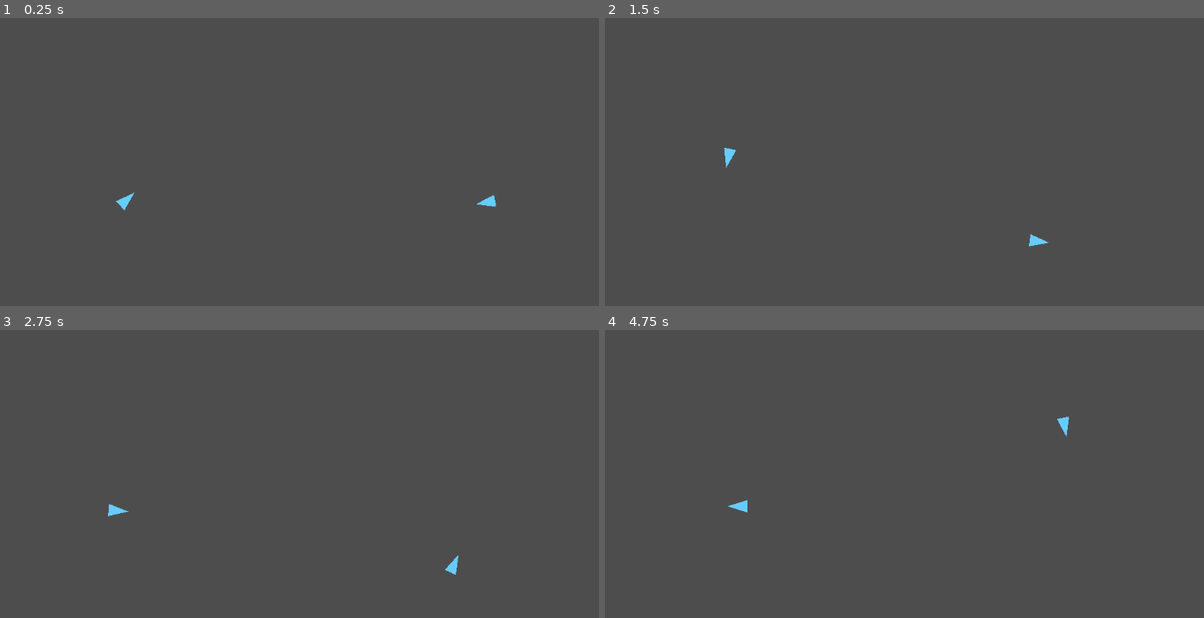
Above: before the commit, frames 1-4 (two rows, left to right).
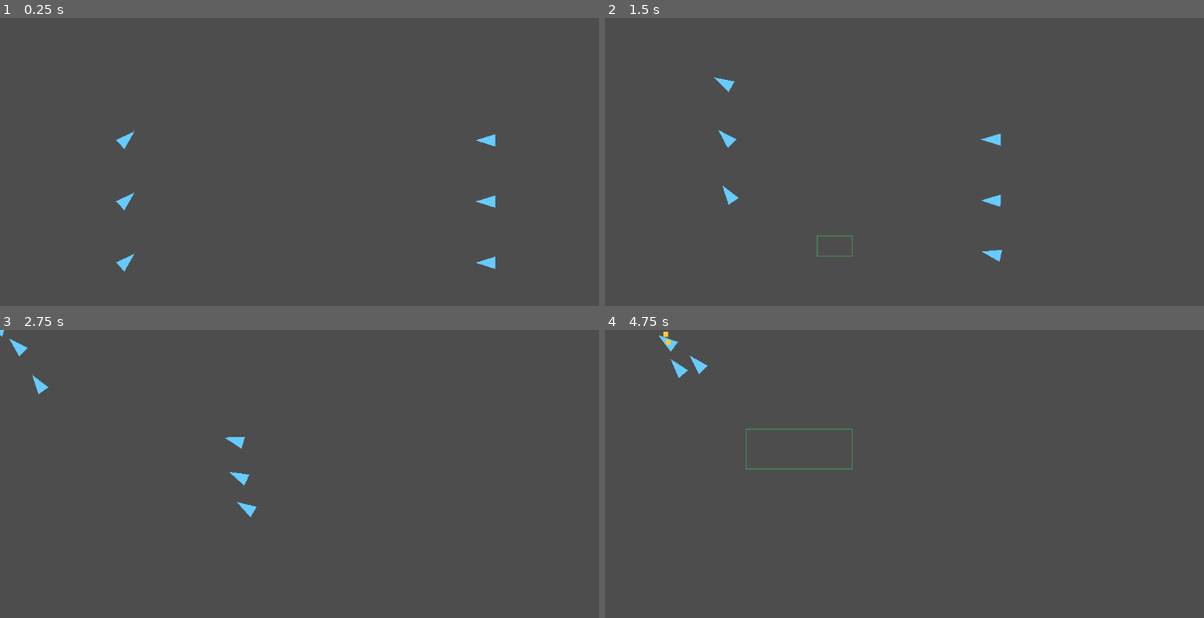
Above: after the commit, the same moments.

Repository: darthlemi/SpaceGame
Game: Godot game, scene res://scenes/combat/combat_scene.tscn
The game is run twice, just before and just after one commit, with the same random seed, the same clock (stepped at 60 frames per second) and the same inputs.
Inputs (mouse positions are in pixels of both pictures, inside the frame that each line leads up to):
- Up to frame 1 (0.25 s): no input
- Up to frame 2 (1.5 s): move the mouse to (1114, 196) at 0.52 s; hold D (pilot_turn_right, bound only before the commit) 0.53-1.25 s; hold Space (pilot_fire, bound only before the commit) 0.53-1.25 s; click (1114, 196) at 0.67 s; tap Tab (toggle_control_mode, bound only before the commit) at 0.8 s; drag from (814, 236) to (922, 294) at 1.27 s
- Up to frame 3 (2.75 s): move the mouse to (425, 442) at 2.02 s; hold D (pilot_turn_right, bound only before the commit) from 2.03 s (still down); hold 4 (formation_box) from 2.03 s (still down); click (425, 442) at 2.17 s; tap Tab (toggle_control_mode, bound only before the commit) at 2.3 s
- Up to frame 4 (4.75 s): release D (pilot_turn_right, bound only before the commit) at 2.75 s; release 4 (formation_box) at 2.75 s; drag from (922, 606) to (748, 468) at 2.77 s; move the mouse to (1168, 589) at 3.52 s; hold A (pilot_turn_left, bound only before the commit) 3.53-4.25 s; hold 2 (formation_line) 3.53-4.25 s; click (1168, 589) at 3.67 s; tap Tab (toggle_control_mode, bound only before the commit) at 3.8 s; drag from (748, 468) to (850, 427) at 4.27 s

The runs differ from the first frame. In frame 1, 0.3% of the frame differs, in the area x 19-83%, y 39-89%; in frame 2, 0.7%, in the area x 18-75%, y 20-85%; in frame 3, 0.6%; in frame 4, 0.6%.
Error before the commit: Parse Error: Invalid argument for "setup()" function: argument 2 should be "StringName" but is "Ship". (res://scripts/combat/combat_scene.gd:18)
Error after the commit: Trying to assign an array of type "Array" to a variable of type "Array[Ship]". (res://scripts/controllers/fleet_commander.gd:49)

Commit message:
Rebuild CombatScene for N-vs-M fleets, dropping single-ship controllers

Diff:
--- a/project.godot
+++ b/project.godot
@@ -20,31 +20,6 @@
 
 [input]
 
-pilot_turn_left={
-"deadzone": 0.5,
-"events": [Object(InputEventKey,"resource_local_to_scene":false,"resource_name":"","device":-1,"window_id":0,"alt_pressed":false,"shift_pressed":false,"ctrl_pressed":false,"meta_pressed":false,"pressed":false,"keycode":0,"physical_keycode":65,"key_label":0,"unicode":0,"location":0,"echo":false,"script":null)
-]
-}
-pilot_turn_right={
-"deadzone": 0.5,
-"events": [Object(InputEventKey,"resource_local_to_scene":false,"resource_name":"","device":-1,"window_id":0,"alt_pressed":false,"shift_pressed":false,"ctrl_pressed":false,"meta_pressed":false,"pressed":false,"keycode":0,"physical_keycode":68,"key_label":0,"unicode":0,"location":0,"echo":false,"script":null)
-]
-}
-pilot_thrust={
-"deadzone": 0.5,
-"events": [Object(InputEventKey,"resource_local_to_scene":false,"resource_name":"","device":-1,"window_id":0,"alt_pressed":false,"shift_pressed":false,"ctrl_pressed":false,"meta_pressed":false,"pressed":false,"keycode":0,"physical_keycode":87,"key_label":0,"unicode":0,"location":0,"echo":false,"script":null)
-]
-}
-pilot_fire={
-"deadzone": 0.5,
-"events": [Object(InputEventKey,"resource_local_to_scene":false,"resource_name":"","device":-1,"window_id":0,"alt_pressed":false,"shift_pressed":false,"ctrl_pressed":false,"meta_pressed":false,"pressed":false,"keycode":0,"physical_keycode":32,"key_label":0,"unicode":0,"location":0,"echo":false,"script":null)
-]
-}
-toggle_control_mode={
-"deadzone": 0.5,
-"events": [Object(InputEventKey,"resource_local_to_scene":false,"resource_name":"","device":-1,"window_id":0,"alt_pressed":false,"shift_pressed":false,"ctrl_pressed":false,"meta_pressed":false,"pressed":false,"keycode":0,"physical_keycode":4194306,"key_label":0,"unicode":0,"location":0,"echo":false,"script":null)
-]
-}
 formation_none={
 "deadzone": 0.5,
 "events": [Object(InputEventKey,"resource_local_to_scene":false,"resource_name":"","device":-1,"window_id":0,"alt_press …(190 unchanged characters)…
--- a/scenes/combat/combat_scene.tscn
+++ b/scenes/combat/combat_scene.tscn
@@ -1,33 +1,13 @@
-[gd_scene load_steps=7 format=3]
+[gd_scene load_steps=3 format=3]
 
 [ext_resource type="Script" path="res://scripts/combat/combat_scene.gd" id="1"]
-[ext_resource type="PackedScene" path="res://scenes/ship/ship.tscn" id="2"]
-[ext_resource type="Script" path="res://scripts/controllers/rts_commander.gd" id="3"]
-[ext_resource type="Script" path="res://scripts/controllers/direct_pilot.gd" id="4"]
-[ext_resource type="Script" path="res://scripts/controllers/control_toggle.gd" id="5"]
-[ext_resource type="Script" path="res://scripts/controllers/ai_controller.gd" id="6"]
+[ext_resource type="Script" path="res://scripts/controllers/fleet_commander.gd" id="2"]
 
 [node name="CombatScene" type="Node2D"]
 script = ExtResource("1")
 
-[node name="PlayerShip" parent="." instance=ExtResource("2")]
-position = Vector2(200, 300)
-
-[node name="EnemyShip" parent="." instance=ExtResource("2")]
-position = Vector2(800, 300)
-rotation = 3.14159265
-
-[node name="RTSCommander" type="Node" parent="."]
-script = ExtResource("3")
-
-[node name="DirectPilot" type="Node" parent="."]
-script = ExtResource("4")
-
-[node name="ControlToggle" type="Node" parent="."]
-script = ExtResource("5")
-
-[node name="AIController" type="Node" parent="."]
-script = ExtResource("6")
+[node name="FleetCommander" type="Node2D" parent="."]
+script = ExtResource("2")
 
 [node name="ResultLabel" type="Label" parent="."]
 offset_left = 400.0
--- a/scripts/combat/combat_scene.gd
+++ b/scripts/combat/combat_scene.gd
@@ -1,34 +1,63 @@
 extends Node2D
 
-@onready var player_ship: Ship = $PlayerShip
-@onready var enemy_ship: Ship = $EnemyShip
-@onready var rts_commander: RTSCommander = $RTSCommander
-@onready var direct_pilot: DirectPilot = $DirectPilot
-@onready var control_toggle: ControlToggle = $ControlToggle
-@onready var ai_controller: AIController = $AIController
+const ShipScene = preload("res://scenes/ship/ship.tscn")
+const PLAYER_GROUP := &"player_fleet"
+const ENEMY_GROUP := &"enemy_fleet"
+
+@export var player_spawn_points: Array[Vector2] = [Vector2(200, 200), Vector2(200, 300), Vector2(200, 400)]
+@export var enemy_spawn_points: Array[Vector2] = [Vector2(800, 200), Vector2(800, 300), Vector2(800, 400)]
+
+@onready var fleet_commander: FleetCommander = $FleetCommander
 @onready var result_label: Label = $ResultLabel
 
+var player_ships: Array[Ship] = []
+var enemy_ships: Array[Ship] = []
 var _resolved := false
 
 func _ready() -> void:
 	result_label.visible = false
-	rts_commander.setup(player_ship, enemy_ship)
-	direct_pilot.setup(player_ship, enemy_ship)
-	control_toggle.setup(player_ship, rts_commander, direct_pilot)
-	ai_controller.setup(enemy_ship, player_ship)
+	player_ships = _spawn_fleet(player_spawn_points, PLAYER_GROUP, ENEMY_GROUP, 0.0)
+	enemy_ships = _spawn_fleet(enemy_spawn_points, ENEMY_GROUP, PLAYER_GROUP, PI)
 
-	player_ship.hull.destroyed.connect(_on_player_destroyed)
-	enemy_ship.hull.destroyed.connect(_on_enemy_destroyed)
+	# Ships are instantiated dynamically here rather than as static scene children, so
+	# their own _ready() (which resolves @onready hull/shield/engine) hasn't run yet at
+	# this point in the same frame -- wait for it before touching ship.hull below. See
+	# tests/test_ship.gd's run_async note for the general rule this follows.
+	await get_tree().process_frame
 
-func _on_player_destroyed() -> void:
-	_show_result("Defeat")
+	for ship in player_ships:
+		ship.hull.destroyed.connect(_on_ship_destroyed.bind(PLAYER_GROUP))
+	for ship in enemy_ships:
+		ship.hull.destroyed.connect(_on_ship_destroyed.bind(ENEMY_GROUP))
+		var ai := AIController.new()
+		ship.add_child(ai)
+		ai.setup(ship, PLAYER_GROUP)
 
-func _on_enemy_destroyed() -> void:
-	_show_result("Victory")
+	fleet_commander.setup(player_ships, ENEMY_GROUP)
+
+func _spawn_fleet(points: Array[Vector2], own_group: StringName, opposing_group: StringName, facing_rotation: float) -> Array[Ship]:
+	var spawned: Array[Ship] = []
+	for point in points:
+		var ship: Ship = ShipScene.instantiate()
+		add_child(ship)
+		ship.global_position = point
+		ship.rotation = facing_rotation
+		ship.enemy_group = opposing_group
+		ship.add_to_group(own_group)
+		spawned.append(ship)
+	return spawned
+
+func _on_ship_destroyed(dying_group: StringName) -> void:
+	if _resolved:
+		return
+	var remaining := 0
+	for member in get_tree().get_nodes_in_group(dying_group):
+		if is_instance_valid(member) and not member.is_queued_for_deletion():
+			remaining += 1
+	if remaining == 0:
+		_show_result("Defeat" if dying_group == PLAYER_GROUP else "Victory")
 
 func _show_result(text: String) -> void:
-	if _resolved:
-		return
 	_resolved = true
 	result_label.text = text
 	result_label.visible = true
--- a/scripts/controllers/control_toggle.gd
+++ /dev/null
@@ -1,30 +0,0 @@
-class_name ControlToggle
-extends Node
-
-enum Mode { RTS_COMMAND, DIRECT_PILOT }
-
-var mode: Mode = Mode.RTS_COMMAND
-var ship: Ship
-var rts_commander: RTSCommander
-var direct_pilot: DirectPilot
-
-func setup(p_ship: Ship, p_rts: RTSCommander, p_direct: DirectPilot) -> void:
-	ship = p_ship
-	rts_commander = p_rts
-	direct_pilot = p_direct
-	_apply_mode()
-
-func _unhandled_input(event: InputEvent) -> void:
-	if not is_instance_valid(ship):
-		return
-	if event.is_action_pressed("toggle_control_mode"):
-		mode = Mode.DIRECT_PILOT if mode == Mode.RTS_COMMAND else Mode.RTS_COMMAND
-		_apply_mode()
-
-func _apply_mode() -> void:
-	if not is_instance_valid(ship) or not is_instance_valid(rts_commander) or not is_instance_valid(direct_pilot):
-		return
-	var is_direct := mode == Mode.DIRECT_PILOT
-	ship.control_mode = Ship.ControlMode.DIRECT if is_direct else Ship.ControlMode.ORDER_BASED
-	rts_commander.set_process_unhandled_input(not is_direct)
-	direct_pilot.set_physics_process(is_direct)
--- a/scripts/controllers/direct_pilot.gd
+++ /dev/null
@@ -1,26 +0,0 @@
-class_name DirectPilot
-extends Node
-
-var ship: Ship
-var enemy: Node2D
-
-func setup(p_ship: Ship, p_enemy: Node2D) -> void:
-	ship = p_ship
-	enemy = p_enemy
-
-func _physics_process(delta: float) -> void:
-	if not is_instance_valid(ship):
-		return
-	var turn := Input.get_axis("pilot_turn_left", "pilot_turn_right")
-	ship.rotation += turn * ship.engine.turn_rate * delta
-	var thrust := Input.get_action_strength("pilot_thrust")
-	if thrust > 0.0:
-		var forward := Vector2.RIGHT.rotated(ship.rotation)
-		ship.velocity = ship.velocity.move_toward(forward * ship.engine.max_speed, ship.engine.acceleration * delta)
-	else:
-		ship.velocity = ship.velocity.move_toward(Vector2.ZERO, ship.engine.acceleration * delta)
-	ship.move_and_slide()
-	ship.engine.velocity = ship.velocity
-	if Input.is_action_pressed("pilot_fire") and is_instance_valid(enemy):
-		for mount in ship.weapon_mounts:
-			mount.try_fire(enemy)
--- a/scripts/controllers/rts_commander.gd
+++ /dev/null
@@ -1,23 +0,0 @@
-class_name RTSCommander
-extends Node
-
-const CLICK_TARGET_RADIUS := 40.0
-
-var ship: Ship
-var enemy: Ship
-
-func setup(p_ship: Ship, p_enemy: Ship) -> void:
-	ship = p_ship
-	enemy = p_enemy
-
-func _unhandled_input(event: InputEvent) -> void:
-	if not is_instance_valid(ship):
-		return
-	if not (event is InputEventMouseButton) or not event.pressed:
-		return
-	var world_pos: Vector2 = ship.get_global_mouse_position()
-	if event.button_index == MOUSE_BUTTON_LEFT:
-		if is_instance_valid(enemy) and enemy.global_position.distance_to(world_pos) < CLICK_TARGET_RADIUS:
-			ship.execute_order(Order.attack_target(enemy))
-	elif event.button_index == MOUSE_BUTTON_RIGHT:
-		ship.execute_order(Order.move_to(world_pos))
--- a/scripts/ship/ship.gd
+++ b/scripts/ship/ship.gd
@@ -1,7 +1,5 @@
 class_name Ship
 extends CharacterBody2D
-
-enum ControlMode { ORDER_BASED, DIRECT }
 
 @onready var hull: Hull = $Hull
 @onready var shield: Shield = $Shield
@@ -9,7 +7,6 @@
 
 var weapon_mounts: Array[WeaponMount] = []
 var current_order: Order
-var control_mode: ControlMode = ControlMode.ORDER_BASED
 
 @export var enemy_group: StringName = &""
 @export var arrival_radius: float = 20.0
@@ -52,10 +49,9 @@
 		hull.apply_damage(overflow)
 
 func _physics_process(delta: float) -> void:
-	if control_mode == ControlMode.ORDER_BASED:
-		_process_order_movement(delta)
-		move_and_slide()
-		_process_weapons()
+	_process_order_movement(delta)
+	move_and_slide()
+	_process_weapons()
 
 func _process_order_movement(delta: float) -> void:
 	match current_order.type:
--- a/tests/run_tests.gd
+++ b/tests/run_tests.gd
@@ -36,6 +36,12 @@
 		print("FAIL [%s]: %s" % [ai_targeting_test.resource_path, f])
 	total_failures += ai_targeting_failures.size()
 
+	var combat_scene_test = preload("res://tests/test_combat_scene.gd")
+	var combat_scene_failures: Array[String] = await combat_scene_test.run_async(self)
+	for f in combat_scene_failures:
+		print("FAIL [%s]: %s" % [combat_scene_test.resource_path, f])
+	total_failures += combat_scene_failures.size()
+
 	if total_failures == 0:
 		print("All tests passed.")
 	else:
--- a/tests/test_combat_scene.gd
+++ b/tests/test_combat_scene.gd
@@ -2,113 +2,69 @@
 
 const CombatSceneScene = preload("res://scenes/combat/combat_scene.tscn")
 
-# INTEGRATION TEST NOTE (see tests/test_ship.gd for the pattern this follows):
-# CombatScene's _ready() wires up all the controller nodes via setup() calls and
-# connects hull.destroyed signals -- none of that runs synchronously on
-# instantiate() or add_child(). It fires on the *next process frame* after the
-# scene enters the live SceneTree, so this suite must be async (run_async) and
-# await tree.process_frame before asserting on any of it.
-#
-# What remains UNVERIFIED here (needs a real editor/F6 playtest): all visual and
-# input-driven behavior -- right-click move, left-click attack, Tab toggling,
-# WASD+Space direct pilot, the AI actually approaching/engaging/retreating,
-# projectiles visibly flying and hitting, and the Victory/Defeat label actually
-# being readable on screen.
-
+# See tests/test_ship.gd's run_async note: _ready()'s fleet spawning and signal wiring
+# only runs on the next process frame after the scene enters the live SceneTree -- and
+# combat_scene.gd's own _ready() now awaits an *additional* internal frame before wiring
+# hull signals (see Task 6 Step 3), so this must await twice before asserting on any of it.
 static func run_async(tree: SceneTree) -> Array[String]:
 	var failures: Array[String] = []
 	var scene: Node2D = CombatSceneScene.instantiate()
 	tree.root.add_child(scene)
 
 	await tree.process_frame
+	await tree.process_frame
 
-	if not scene.is_inside_tree():
-		failures.append("run_async: expected combat scene is_inside_tree() true after a process frame")
+	if scene.player_ships.size() != scene.player_spawn_points.size():
+		failures.append("run_async: expected %d player ships spawned, got %d" % [scene.player_spawn_points.size(), scene.player_ships.size()])
+	if scene.enemy_ships.size() != scene.enemy_spawn_points.size():
+		failures.append("run_async: expected %d enemy ships spawned, got %d" % [scene.enemy_spawn_points.size(), scene.enemy_ships.size()])
 
-	var player: Ship = scene.player_ship
-	var enemy: Ship = scene.enemy_ship
+	for ship in scene.player_ships:
+		if ship.enemy_group != scene.ENEMY_GROUP:
+			failures.append("run_async: expected player ship enemy_group == ENEMY_GROUP, got %s" % ship.enemy_group)
+	for ship in scene.enemy_ships:
+		if ship.enemy_group != scene.PLAYER_GROUP:
+			failures.append("run_async: expected enemy ship enemy_group == PLAYER_GROUP, got %s" % ship.enemy_group)
+		if ship.get_children().filter(func(c): return c is AIController).is_empty():
+			failures.append("run_async: expected each enemy ship to own an AIController child")
 
-	if player == null:
-		failures.append("run_async: expected player_ship resolved by @onready, got null")
-	if enemy == null:
-		failures.append("run_async: expected enemy_ship resolved by @onready, got null")
-	if player != null and enemy != null and player == enemy:
-		failures.append("run_async: expected player_ship and enemy_ship to be distinct instances")
-
-	# Use a loose distance tolerance rather than is_equal_approx: a physics tick can
-	# land inside the awaited process_frame and nudge a ship a few pixels toward its
-	# target before this assertion runs, which made an exact-position check flaky.
-	const SPAWN_POSITION_TOLERANCE := 20.0
-	if player != null and player.global_position.distance_to(Vector2(200, 300)) > SPAWN_POSITION_TOLERANCE:
-		failures.append("run_async: expected player_ship near (200, 300), got %s" % player.global_position)
-	if enemy != null and enemy.global_position.distance_to(Vector2(800, 300)) > SPAWN_POSITION_TOLERANCE:
-		failures.append("run_async: expected enemy_ship near (800, 300), got %s" % enemy.global_position)
+	if scene.fleet_commander == null or scene.fleet_commander.ships != scene.player_ships:
+		failures.append("run_async: expected fleet_commander.ships == player_ships")
 
 	if scene.result_label == null:
 		failures.append("run_async: expected result_label resolved by @onready, got null")
 	elif scene.result_label.visible:
 		failures.append("run_async: expected result_label.visible == false immediately after _ready()")
 
-	# Verify controller wiring: each controller's setup() call in _ready() should
-	# have run and assigned the correct ship instances.
-	if scene.ai_controller == null or scene.ai_controller.ship != enemy:
-		failures.append("run_async: expected ai_controller.ship == enemy_ship")
-	if scene.ai_controller == null or scene.ai_controller.enemy != player:
-		failures.append("run_async: expected ai_controller.enemy == player_ship")
-
-	if scene.rts_commander == null or scene.rts_commander.ship != player:
-		failures.append("run_async: expected rts_commander.ship == player_ship")
-	if scene.rts_commander == null or scene.rts_commander.enemy != enemy:
-		failures.append("run_async: expected rts_commander.enemy == enemy_ship")
-
-	if scene.direct_pilot == null or scene.direct_pilot.ship != player:
-		failures.append("run_async: expected direct_pilot.ship == player_ship")
-	if scene.direct_pilot == null or scene.direct_pilot.enemy != enemy:
-		failures.append("run_async: expected direct_pilot.enemy == enemy_ship")
-
-	if scene.control_toggle == null or scene.control_toggle.ship != player:
-		failures.append("run_async: expected control_toggle.ship == player_ship")
-
-	# Exercise the real win/lose wiring end-to-end: destroying the enemy's hull
-	# should trigger enemy_ship.hull.destroyed -> scene._on_enemy_destroyed()
-	# (connected in _ready()) -> "Victory" shown on result_label.
-	if enemy != null and enemy.hull != null:
-		enemy.hull.apply_damage(enemy.hull.max_hp)
-		if scene.result_label != null:
-			if scene.result_label.text != "Victory":
-				failures.append("run_async: expected result_label.text == 'Victory' after enemy hull destroyed, got '%s'" % scene.result_label.text)
-			if not scene.result_label.visible:
-				failures.append("run_async: expected result_label.visible == true after enemy hull destroyed")
-	else:
-		failures.append("run_async: expected enemy_ship.hull resolved, cannot exercise destroyed wiring")
+	# Victory: destroy every enemy ship's hull.
+	for ship in scene.enemy_ships.duplicate():
+		ship.hull.apply_damage(ship.hull.max_hp)
+	if scene.result_label != null:
+		if scene.result_label.text != "Victory":
+			failures.append("run_async: expected result_label.text == 'Victory' after all enemy ships destroyed, got '%s'" % scene.result_label.text)
+		if not scene.result_label.visible:
+			failures.append("run_async: expected result_label.visible == true after Victory")
 
 	if is_instance_valid(scene) and not scene.is_queued_for_deletion():
 		scene.queue_free()
 
-	# Defeat path: mirror the Victory check above with a fresh scene instance so it
-	# doesn't collide with/reuse state from the Victory assertions (the first scene's
-	# tree is already paused by that point, which would confuse a shared-instance check).
+	# Defeat path: fresh scene instance, mirrors the Victory check above.
 	var defeat_scene: Node2D = CombatSceneScene.instantiate()
 	tree.root.add_child(defeat_scene)
-
+	await tree.process_frame
 	await tree.process_frame
 
-	var defeat_player: Ship = defeat_scene.player_ship
-	if defeat_player != null and defeat_player.hull != null:
-		defeat_player.hull.apply_damage(defeat_player.hull.max_hp)
-		if defeat_scene.result_label != null:
-			if defeat_scene.result_label.text != "Defeat":
-				failures.append("run_async: expected result_label.text == 'Defeat' after player hull destroyed, got '%s'" % defeat_scene.result_label.text)
-			if not defeat_scene.result_label.visible:
-				failures.append("run_async: expected result_label.visible == true after player hull destroyed")
-	else:
-		failures.append("run_async: expected player_ship.hull resolved on defeat_scene, cannot exercise destroyed wiring")
+	for ship in defeat_scene.player_ships.duplicate():
+		ship.hull.apply_damage(ship.hull.max_hp)
+	if defeat_scene.result_label != null:
+		if defeat_scene.result_label.text != "Defeat":
+			failures.append("run_async: expected result_label.text == 'Defeat' after all player ships destroyed, got '%s'" % defeat_scene.result_label.text)
+		if not defeat_scene.result_label.visible:
+			failures.append("run_async: expected result_label.visible == true after Defeat")
 
 	if is_instance_valid(defeat_scene) and not defeat_scene.is_queued_for_deletion():
 		defeat_scene.queue_free()
-	# The tree-pause triggered by the Defeat result would otherwise freeze the test
-	# runner's own process_frame loop for any tests that run after this one, so restore
-	# it before returning control.
+	# Tree-pause from the Defeat result would otherwise freeze later tests' process_frame loop.
 	tree.paused = false
 
 	return failures
Not shown, added: scripts/combat/formation.gd.uid
Not shown, removed: scripts/controllers/control_toggle.gd.uid
Not shown, removed: scripts/controllers/direct_pilot.gd.uid
Not shown, added: scripts/controllers/fleet_commander.gd.uid
Not shown, removed: scripts/controllers/rts_commander.gd.uid
Not shown, added: tests/test_ai_controller_targeting.gd.uid
Not shown, added: tests/test_fleet_commander.gd.uid
Not shown, added: tests/test_formation.gd.uid
Not shown, added: CLAUDE.md
Not shown, added: docs/superpowers/plans/2026-08-26-multi-ship-combat.md
